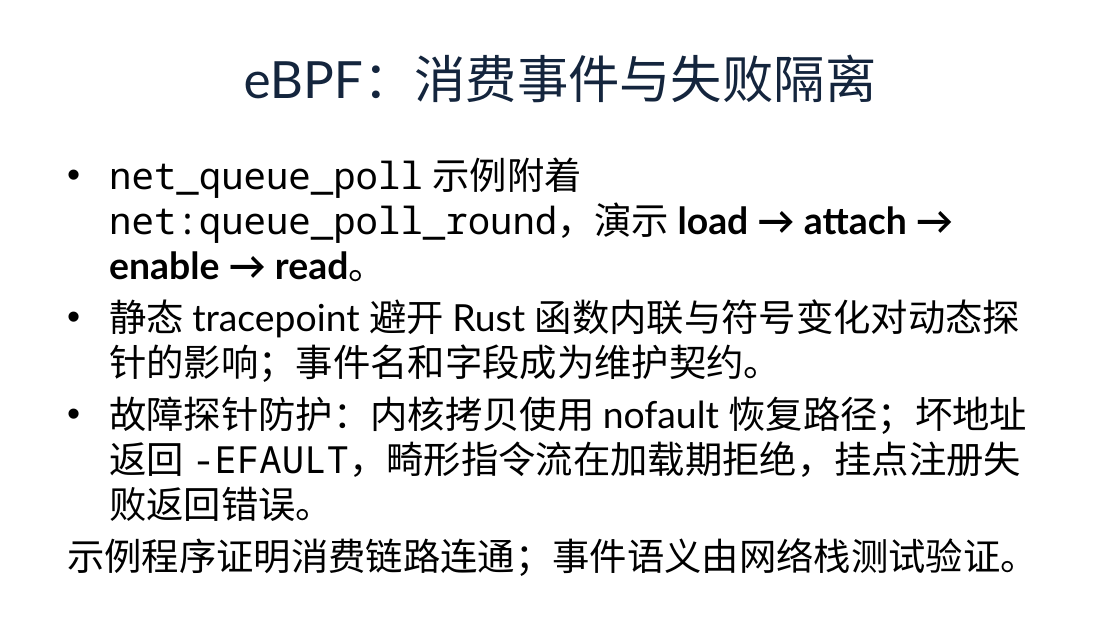
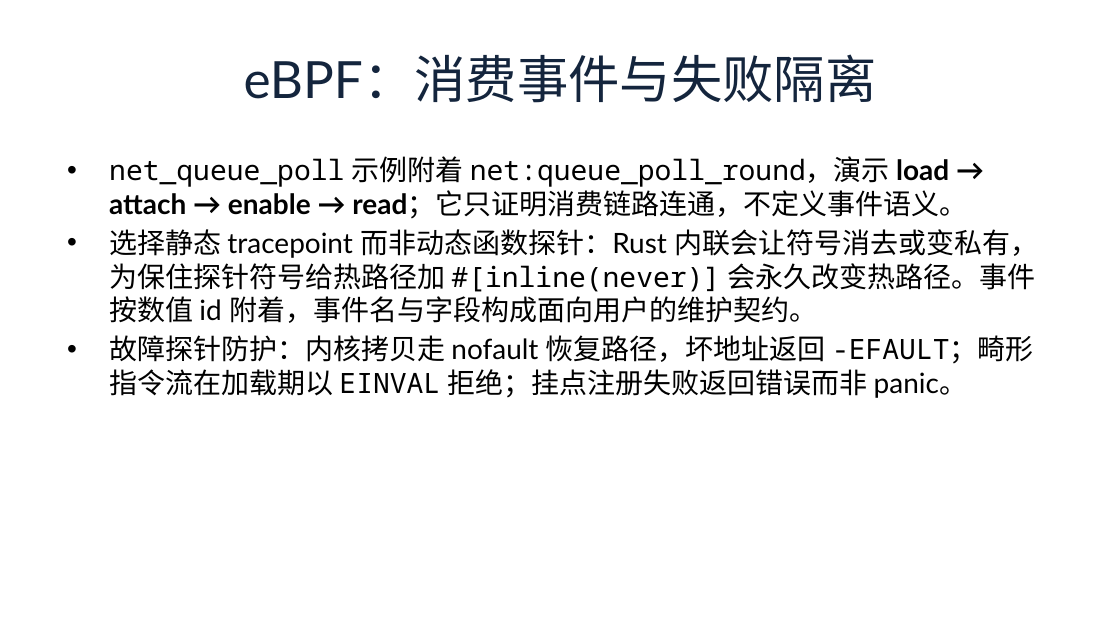
Before and after one commit to Antareske/2026-oscamp-internship-blog, a slide deck: slide 13 of 2026-OSCamp-实习总结汇报.pptx. Drawn at 1120x630 pixels with LibreOffice and Linux fonts; fonts in the diff are those of the drawing. Boxes give left, top, right and bottom in pixels: in the first picture for what was removed or moved away, otherwise in the second. Text is boxed around its words. In the diff, an @@ line names an element or a change of style, - is before the commit and + after.

```diff
--- a/2026-OSCamp-实习总结汇报.pptx
+++ b/2026-OSCamp-实习总结汇报.pptx
@@ text at [109, 156, 1038, 398]: text changed; size 24 to 18 pt @@
-• net_queue_poll 示例附着 net:queue_poll_round，演示 load → attach → enable → read。
-• 静态 tracepoint 避开 Rust 函数内联与符号变化对动态探针的影响；事件名和字段成为维护契约。
-• 故障探针防护：内核拷贝使用 nofault 恢复路径；坏地址返回 -EFAULT，畸形指令流在加载期拒绝，挂点注册失败返回错误。
-示例程序证明消费链路连通；事件语义由网络栈测试验证。
+• net_queue_poll 示例附着 net:queue_poll_round，演示 load → attach → enable → read；它只证明消费链路连通，不定义事件语义。
+• 选择静态 tracepoint 而非动态函数探针：Rust 内联会让符号消去或变私有，为保住探针符号给热路径加 #[inline(never)] 会永久改变热路径。事件按数值 id 附着，事件名与字段构成面向用户的维护契约。
+• 故障探针防护：内核拷贝走 nofault 恢复路径，坏地址返回 -EFAULT；畸形指令流在加载期以 EINVAL 拒绝；挂点注册失败返回错误而非 panic。
```
Also in this commit, not shown: 14 other slides changed.
